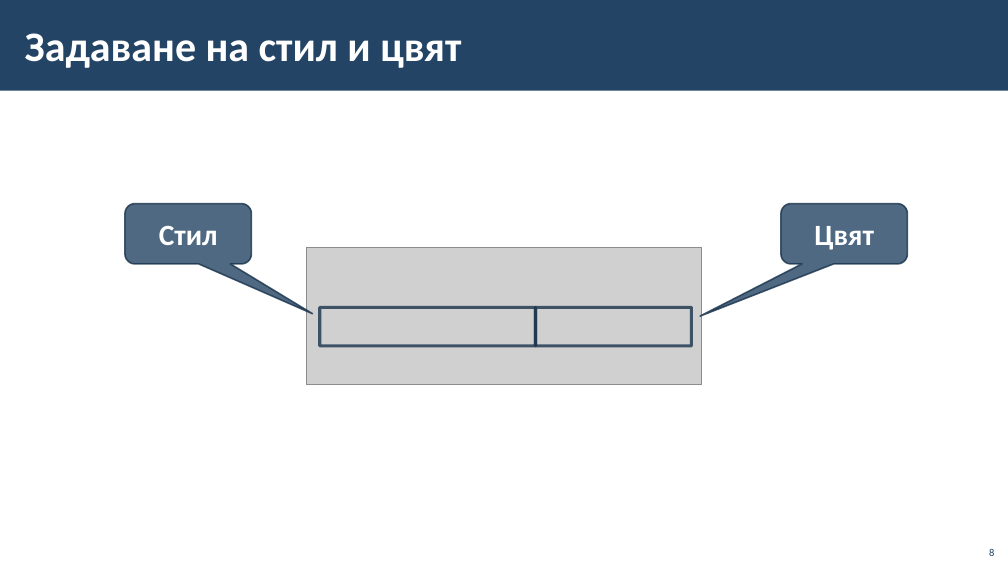
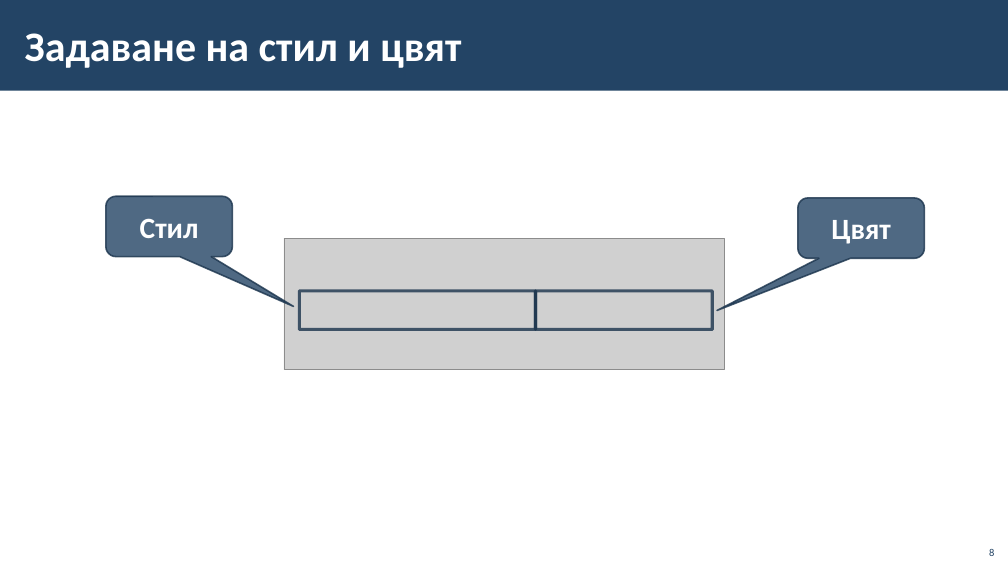
Before and after one commit to BG-IT-Edu/School-Programming, a slide deck: slide 8 of Courses/Computer-Modeling-and-IT/Computer-Modeling-and-IT-5-Class/24-Text-Formatting/24-Text-Formatting.pptx. Drawn at 1008x567 pixels with LibreOffice and Linux fonts; fonts in the diff are those of the drawing; grey boxes stand for pictures; background and template pictures are left out. Boxes give left, top, right and bottom in pixels: in the first picture for what was removed or moved away, otherwise in the second. Text is boxed around its words. In the diff, an @@ line names an element or a change of style, - is before the commit and + after.

```diff
--- a/Courses/Computer-Modeling-and-IT/Computer-Modeling-and-IT-5-Class/24-Text-Formatting/24-Text-Formatting.pptx
+++ b/Courses/Computer-Modeling-and-IT/Computer-Modeling-and-IT-5-Class/24-Text-Formatting/24-Text-Formatting.pptx
@@ rounded speech box "Стил": place and size @@
-rounded speech box "Стил" at (125,203,251,264)
+rounded speech box "Стил" at (106,197,232,257)
@@ rounded speech box "Цвят": place and size @@
-rounded speech box "Цвят" at (781,203,907,264)
+rounded speech box "Цвят" at (798,198,924,259)
@@ picture: place and size @@
-picture at (306,247,702,385)
+picture at (284,238,724,370)
@@ rectangle: place and size @@
-rectangle at (320,308,535,346)
+rectangle at (299,291,535,330)
@@ rectangle: place and size @@
-rectangle at (535,308,691,346)
+rectangle at (535,291,712,330)
```
Also in this commit, not shown: 10 other slides changed.
